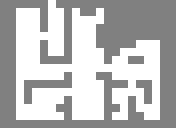
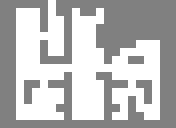
Two versions of the same layered image (176px x 128px). Layer-by-layer changes:
painted on "Obstacle" over <box>40,8,72,96</box>
